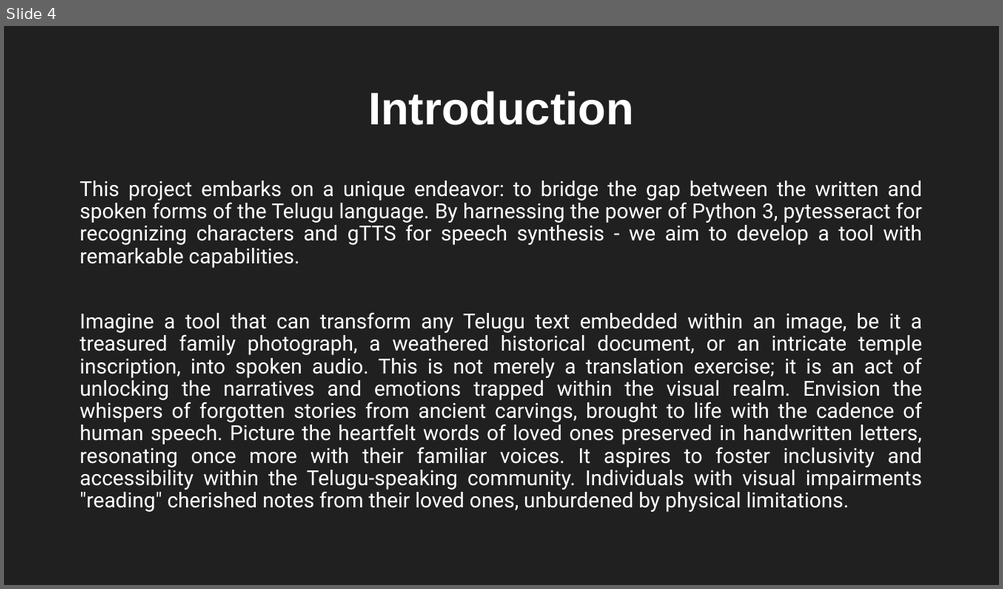
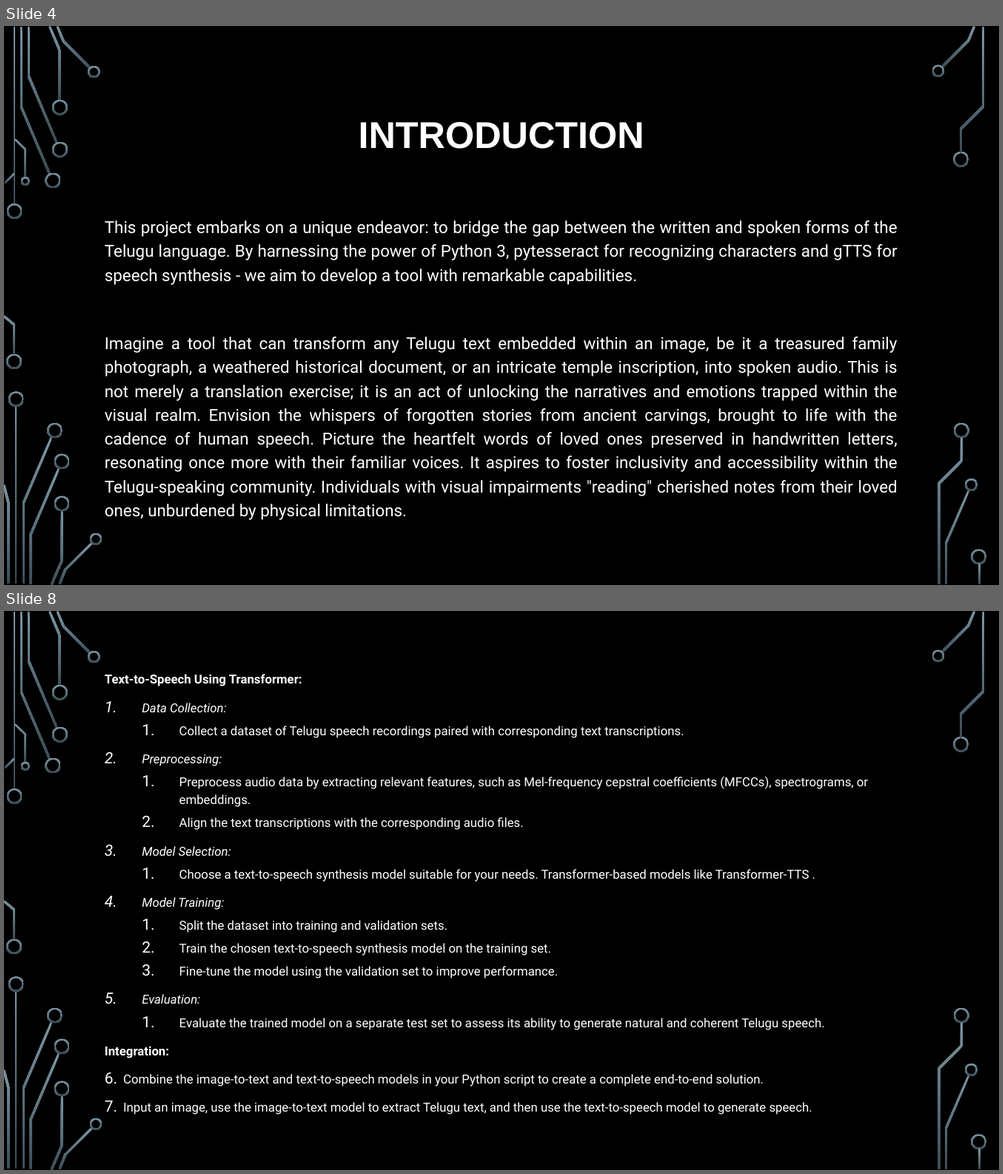
Before and after one commit to SFM61319/image2speech-te, a slide deck: docs/Presentation-1.pptx. Shown one above the other, each under a label of ours: slide 4 before the commit, slides 4 and 8 after it; the slides between them are not shown. The pictures are 1003x589 and 1003x1174 pixels, drawn with LibreOffice and Linux fonts; fonts in the diff are those of the drawing; background and template pictures are left out. Boxes give left, top, right and bottom in pixels: in the first picture for what was removed or moved away, otherwise in the second. Text is boxed around its words. In the diff, an @@ line names an element or a change of style, - is before the commit and + after.

```diff
--- a/docs/Presentation-1.pptx
+++ b/docs/Presentation-1.pptx
@@ slide 8 added at (x1=4, y1=611, x2=999, y2=1170), background picture (left out); not listed: 36 template elements that a slide beside it also shows @@
@@ text added at (x1=105, y1=674, x2=868, y2=1115), 12 pt, text #FFFFFF @@
+Text-to-Speech Using Transformer:
+1. Data Collection:
+  1. Collect a dataset of Telugu speech recordings paired with corresponding text transcriptions.
+2. Preprocessing:
+  1. Preprocess audio data by extracting relevant features, such as Mel-frequency cepstral coefficients (MFCCs), spectrograms, or embeddings.
+  2. Align the text transcriptions with the corresponding audio files.
+3. Model Selection:
+  1. Choose a text-to-speech synthesis model suitable for your needs. Transformer-based models like Transformer-TTS .
+4. Model Training:
+  1. Split the dataset into training and validation sets.
+  2. Train the chosen text-to-speech synthesis model on the training set.
+  3. Fine-tune the model using the validation set to improve performance.
+5. Evaluation:
+  1. Evaluate the trained model on a separate test set to assess its ability to generate natural and coherent Telugu speech.
+Integration:
+1. Combine the image-to-text and text-to-speech models in your Python script to create a complete end-to-end solution.
+2. Input an image, use the image-to-text model to extract Telugu text, and then use the text-to-speech model to generate speech.
@@ slide 4 changed as well @@
@@ background #202020 to picture (left out) @@
@@ title at (x1=358, y1=121, x2=644, y2=149): text changed; size 44 to 36 pt @@
-Introduction
+INTRODUCTION
@@ text "This project embarks on a ..." moved from (x1=79, y1=181, x2=922, y2=512) to (x1=105, y1=221, x2=897, y2=497) @@
@@ text "This project embarks on a ..." at (x1=105, y1=221, x2=897, y2=497): size 20 to 16 pt; line spacing 0.9 to 1.2 @@
@@ group added at (x1=4, y1=26, x2=987, y2=585): 33 freeform shapes, 3 rectangles @@
```
Also in this commit, not shown: 5 other slides changed, 8 other slides added, 6 slides removed.
